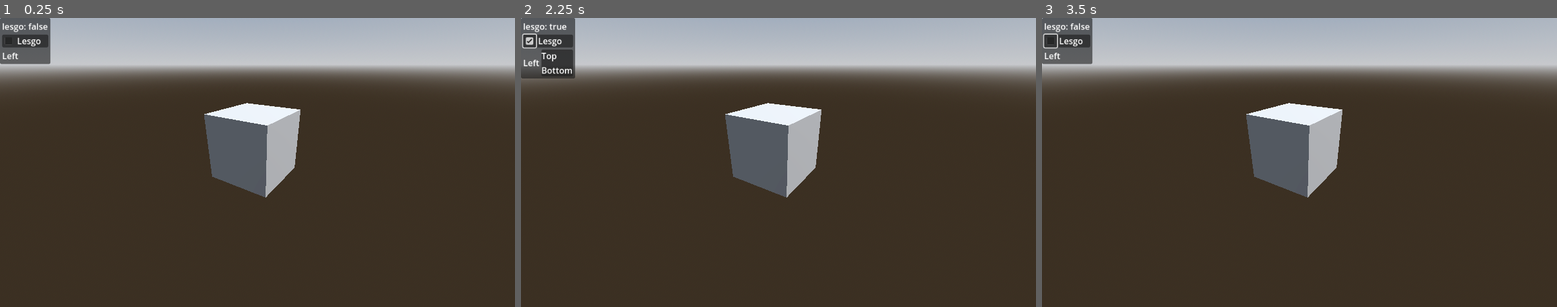
Above: before the commit, frames 1-3 (left to right).
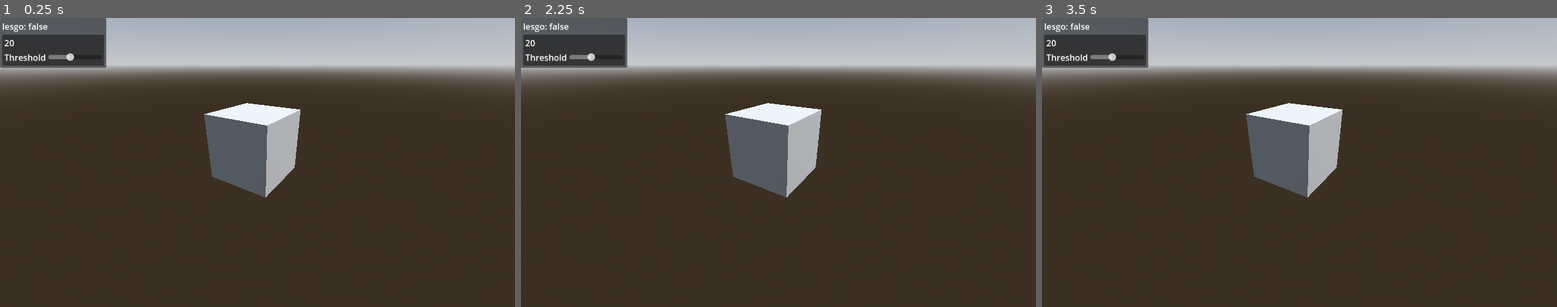
Above: after the commit, the same moments.

Repository: VojtaStruhar/godot-gdgui
Game: Godot game, scene res://test_world.tscn
The game is run twice, just before and just after one commit, with the same random seed, the same clock (stepped at 60 frames per second) and the same inputs. The project has no main scene, so this scene is started directly.
Inputs (mouse positions are in pixels of both pictures, inside the frame that each line leads up to):
- Up to frame 1 (0.25 s): no input
- Up to frame 2 (2.25 s): click (531, 41) at 0.52 s; click (531, 41) at 1.27 s; click (531, 41) at 2.02 s
- Up to frame 3 (3.5 s): tap Enter at 2.75 s

The runs differ from the first frame. In frame 1, 2.6% of the frame differs, in the area x 0-21%, y 0-18%; in frame 2, 2.8%, in the area x 0-21%, y 0-21%; in frame 3, 2.7%.

Commit message:
Added horizontal slider

Diff:
--- a/GDGui/gdgui.gd
+++ b/GDGui/gdgui.gd
@@ -8,6 +8,7 @@
 
 var __button_presses: Dictionary = {}
 var __checkbox_toggles: Dictionary = {}
+var __slider_drags: Dictionary = {}
 
 func _ready() -> void:
 	_layout_stack = []
@@ -68,6 +69,34 @@
 	return __checkbox_toggles[id] if id in __checkbox_toggles else default_value
 
 
+func slider(value: float, max_value: float = 100, min_value: float = 0) -> float:
+	var current = _get_current_element()
+	var id = str(_call_count_stack)
+	if current is HSlider:
+		current.set_value_no_signal(value)
+		current.max_value = max_value
+		current.min_value = min_value
+	else:
+		if current != null:
+			_remove_current_element()
+
+		var slider = HSlider.new()
+		slider.set_value_no_signal(value)
+		slider.max_value = max_value
+		slider.min_value = min_value
+
+		slider.size_flags_horizontal = Control.SIZE_EXPAND_FILL
+		slider.size_flags_vertical = Control.SIZE_SHRINK_CENTER
+
+		slider.custom_minimum_size.x = 100
+		slider.value_changed.connect(func (new_val): __slider_drags[id] = new_val)
+		_add_element(slider)
+
+	_increase_call_count()
+	return __slider_drags[id] if id in __slider_drags else value
+
+
+
 func label(text: String) -> void:
 	var current = _get_current_element()
 	if current is Label:
@@ -102,11 +131,13 @@
 ## Panel contains vertical layout by default
 func begin_panel() -> void:
 	_begin_layout("PanelContainer")
+	_begin_layout("MarginContainer")
 	begin_vertical()
 
 
 func end_panel() -> void:
 	end_vertical()
+	_end_layout("MarginContainer")
 	_end_layout("PanelContainer")
 
 
--- a/test_world.gd
+++ b/test_world.gd
@@ -3,29 +3,24 @@
 @onready var gdgui: GDGui = $CanvasLayer/Control
 
 var lesgo = false
-
+var numeric = 20
 
 func gui():
 	gdgui.label("lesgo: " + str(lesgo))
 
+
 	gdgui.begin_panel()
+	gdgui.label(str(numeric))
+
 	gdgui.begin_horizontal()
-	lesgo = gdgui.toggle("", lesgo)
-	gdgui.label("Lesgo")
+	gdgui.label("Threshold")
+	numeric = gdgui.slider(numeric, 50, 0)
 	gdgui.end_horizontal()
+
 	gdgui.end_panel()
 
 
-	gdgui.begin_horizontal()
-	gdgui.label("Left")
-	if lesgo:
-		gdgui.begin_panel()
-		gdgui.label("Top")
-		gdgui.label("Bottom")
-		gdgui.end_panel()
-	gdgui.end_horizontal()
-
 
 func _process(_delta: float) -> void:
+	pass
 	gui()
-	pass
Not shown, changed: .gitignore
